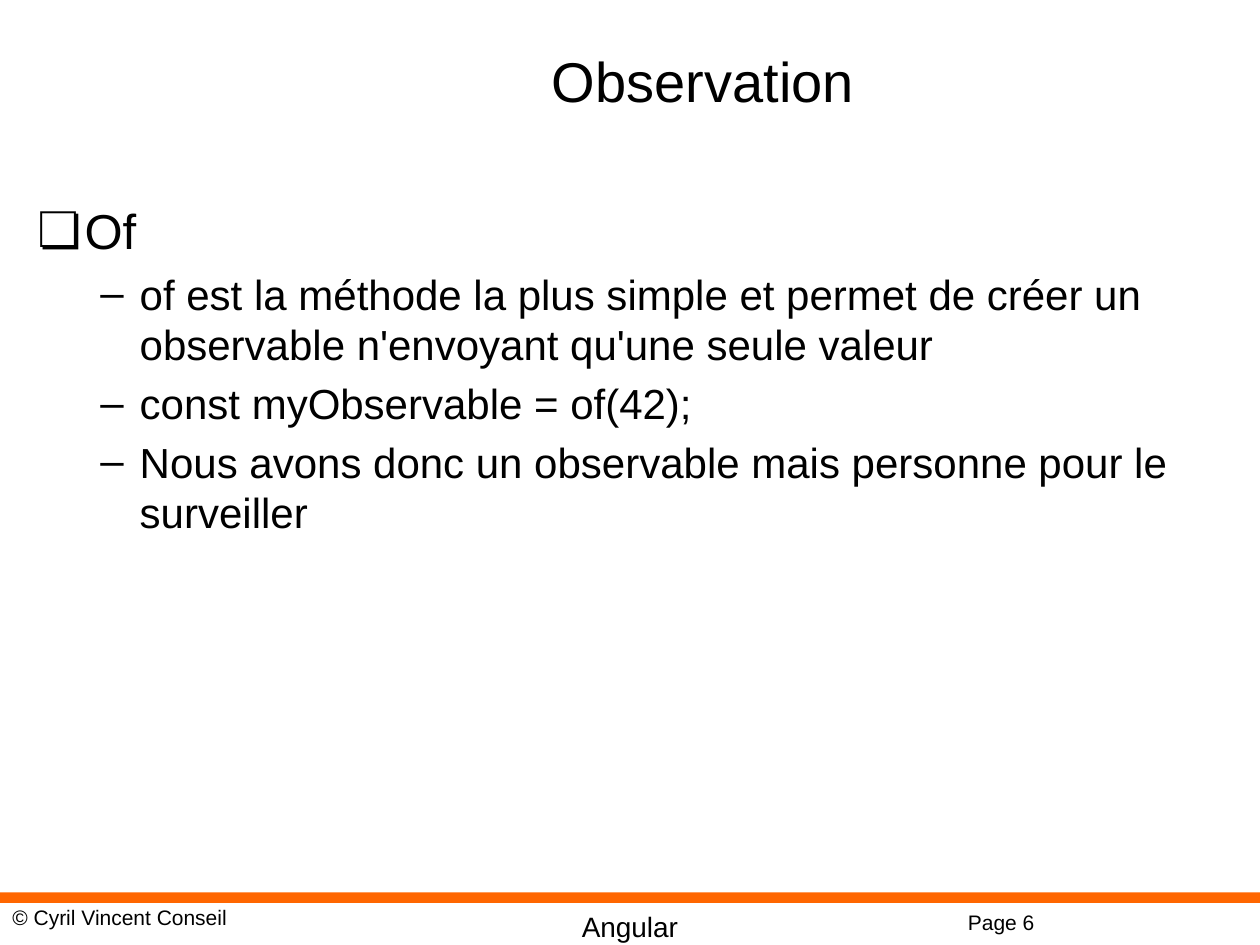
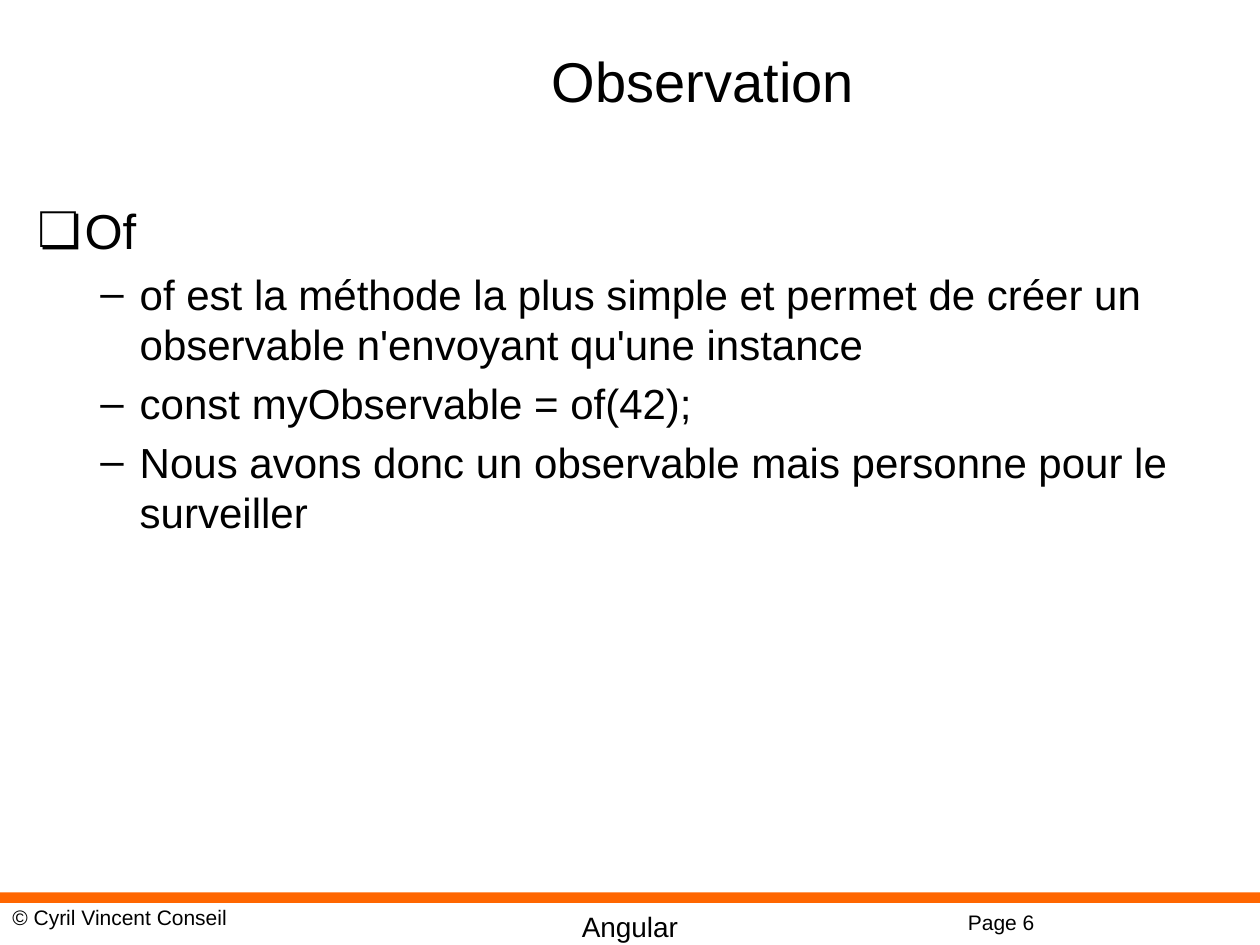
Before and after one commit to cyrilvincent/angular, a slide deck: slide 6 of PPT/Angular14-RXJS.pptx. Drawn at 1260x945 pixels with LibreOffice and Linux fonts; fonts in the diff are those of the drawing; background and template pictures are left out. Boxes give left, top, right and bottom in pixels: in the first picture for what was removed or moved away, otherwise in the second. Text is boxed around its words. In the diff, an @@ line names an element or a change of style, - is before the commit and + after.

```diff
--- a/PPT/Angular14-RXJS.pptx
+++ b/PPT/Angular14-RXJS.pptx
@@ text at box(140, 279, 1141, 369): text changed @@
-  – of est la méthode la plus simple et permet de créer un observable n'envoyant qu'une seule valeur
+  – of est la méthode la plus simple et permet de créer un observable n'envoyant qu'une instance
```
Also in this commit, not shown: 1 other slide changed, 15 other files.
